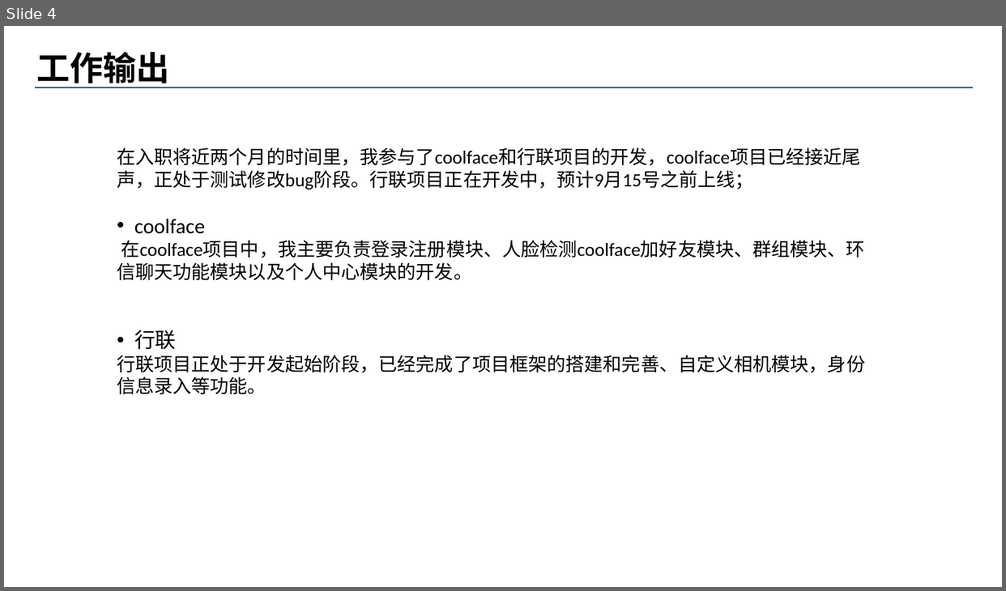
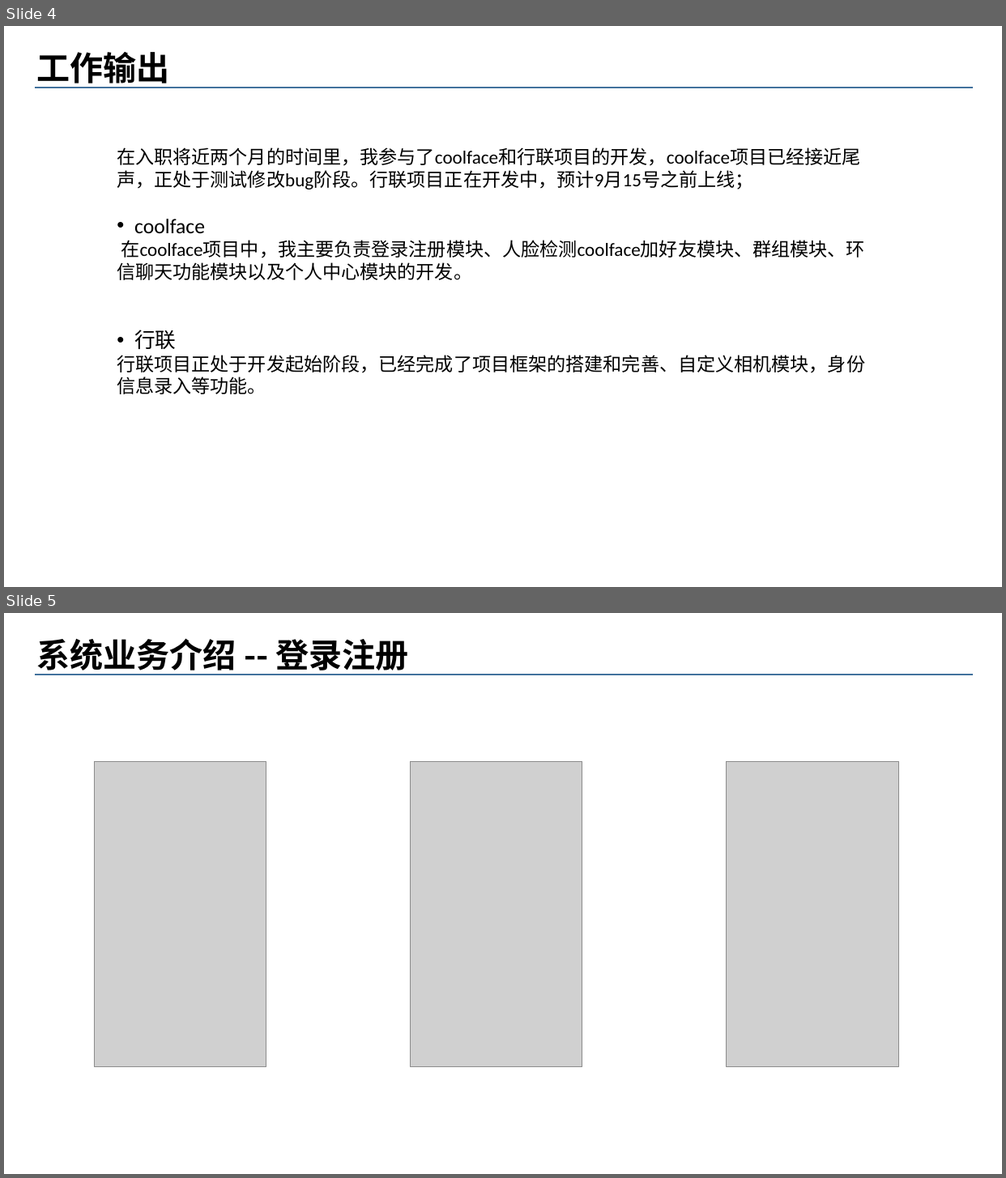
Before and after one commit to strivellj/ttt, a slide deck: 转正答辩/新员工转正答辩-名字.ppt. Shown one above the other, each under a label of ours: slide 4 before the commit, slides 4 and 5 after it. The pictures are 1006x591 and 1006x1178 pixels, drawn with LibreOffice and Linux fonts; fonts in the diff are those of the drawing; grey boxes stand for pictures; background and template pictures are left out. Boxes give left, top, right and bottom in pixels: in the first picture for what was removed or moved away, otherwise in the second. Text is boxed around its words. In the diff, an @@ line names an element or a change of style, - is before the commit and + after.

```diff
--- a/转正答辩/新员工转正答辩-名字.ppt
+++ b/转正答辩/新员工转正答辩-名字.ppt
@@ slide 5 added at [4,613,1002,1174], background picture (left out); not listed: 1 template element that a slide beside it also shows @@
@@ title added at [36,638,409,675], 32 pt, text #000000, bold @@
+系统业务介绍 -- 登录注册
@@ picture added at [95,762,266,1068] @@
@@ picture added at [410,762,582,1068] @@
@@ picture added at [726,762,898,1068] @@
```
Also in this commit, not shown: 6 slides changed, 2 other slides added, 19 other files.
